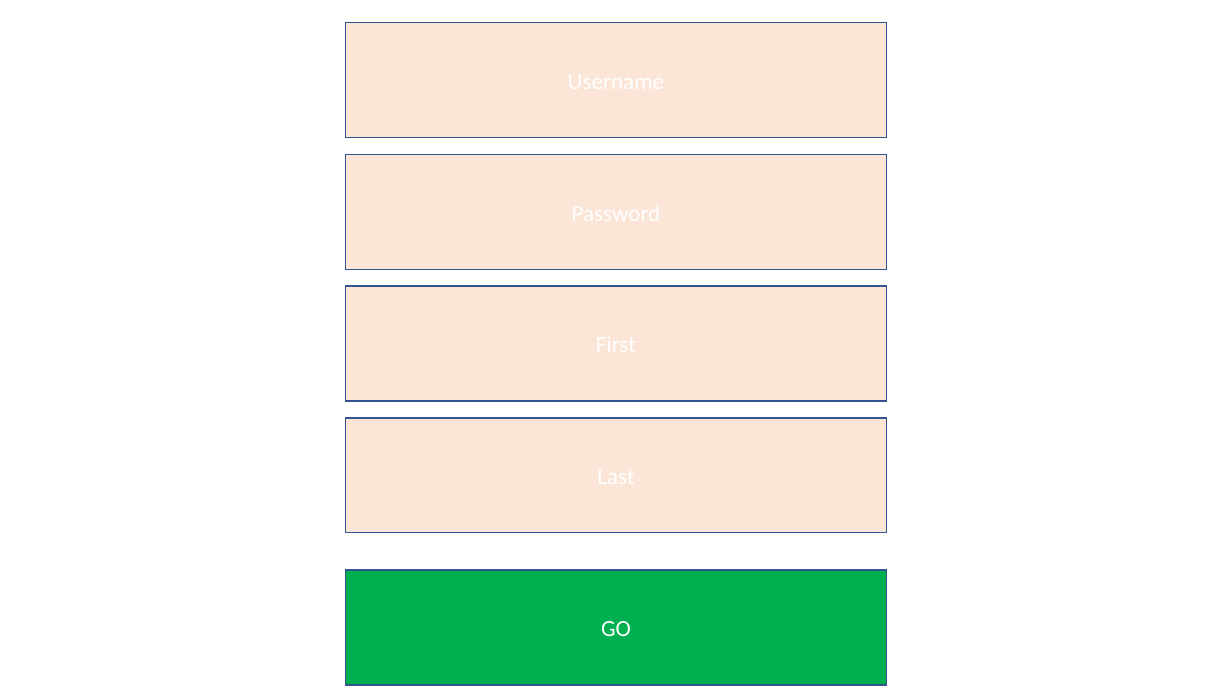
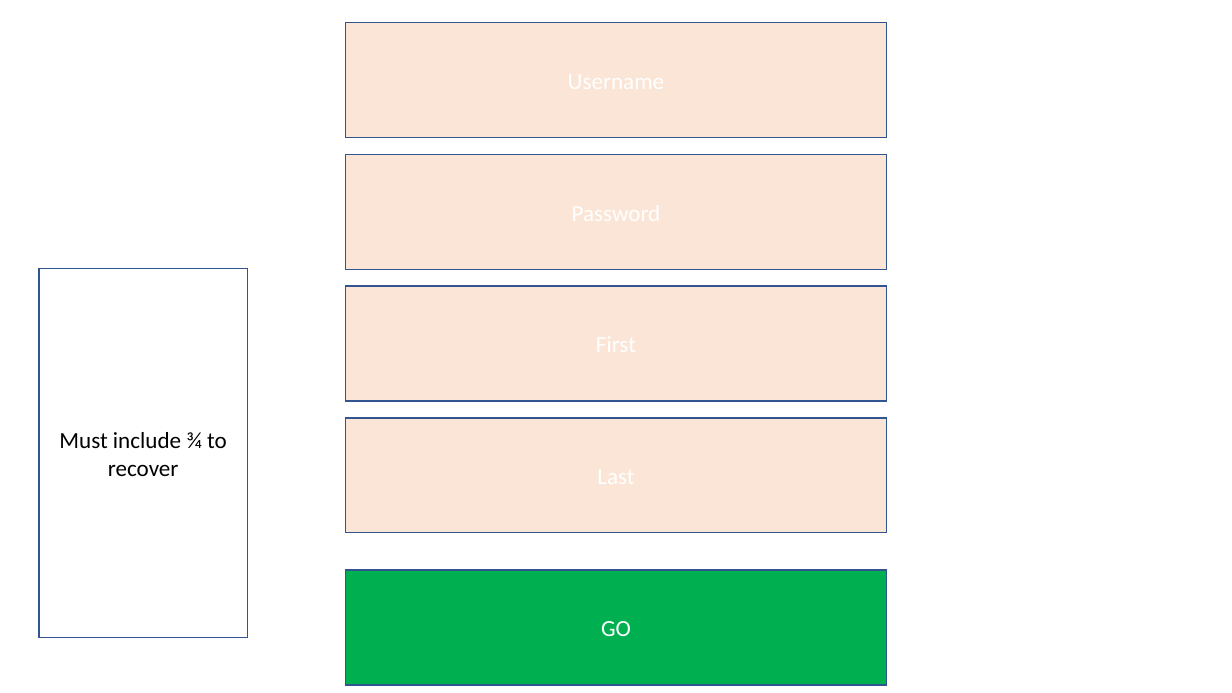
Before and after one commit to klin2391/611FinalProject, a slide deck: slide 5 of ProposedFlow.pptx. Drawn at 1232x693 pixels with LibreOffice and Linux fonts; fonts in the diff are those of the drawing. Boxes give left, top, right and bottom in pixels: in the first picture for what was removed or moved away, otherwise in the second. Text is boxed around its words. In the diff, an @@ line names an element or a change of style, - is before the commit and + after.

```diff
--- a/ProposedFlow.pptx
+++ b/ProposedFlow.pptx
@@ rectangle added at bbox=[39, 269, 247, 638], outline #325491 1 pt, 18 pt, text #000000 @@
+Must include ¾ to recover
```
Also in this commit, not shown: 8 other slides changed, 39 other files.
